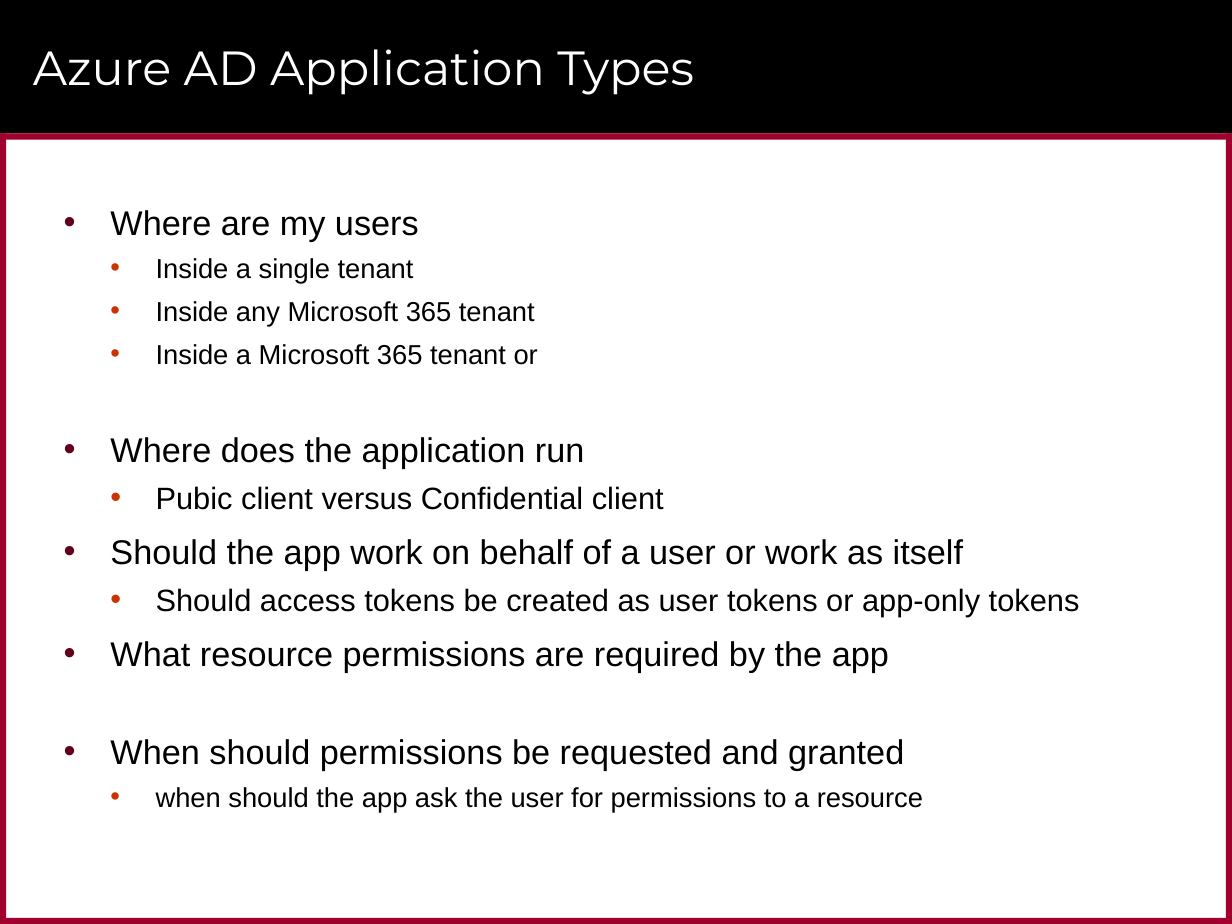
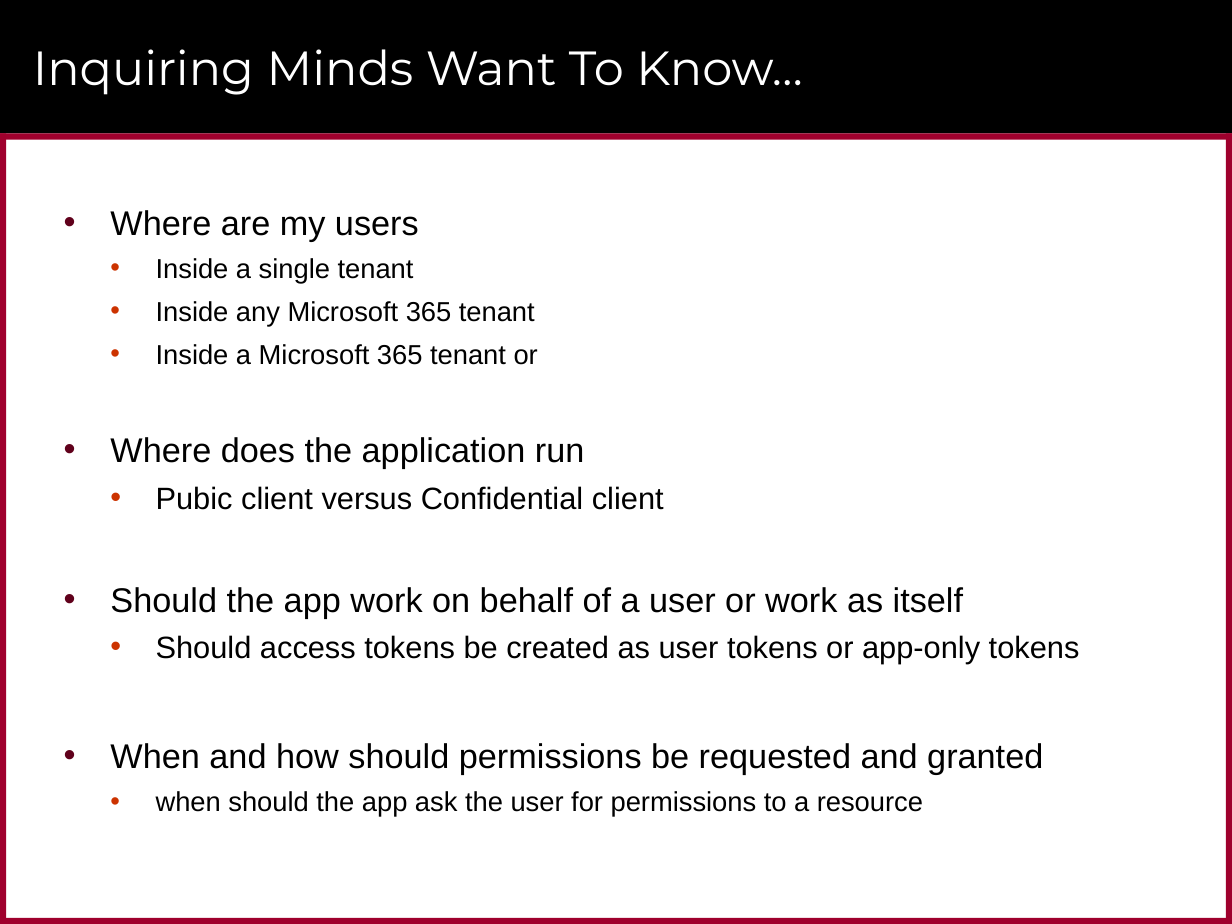
Before and after one commit to CriticalPathTraining/M365DevCert, a slide deck: slide 9 of IdentityAndSecurity.pptx. Drawn at 1232x924 pixels with LibreOffice and Linux fonts; fonts in the diff are those of the drawing; background and template pictures are left out. Boxes give left, top, right and bottom in pixels: in the first picture for what was removed or moved away, otherwise in the second. Text is boxed around its words. In the diff, an @@ line names an element or a change of style, - is before the commit and + after.

```diff
--- a/IdentityAndSecurity.pptx
+++ b/IdentityAndSecurity.pptx
@@ title at <box>33,49,803,95</box>: text changed @@
-Azure AD Application Types
+Inquiring Minds Want To Know…
@@ text at <box>110,743,1043,775</box>: text changed @@
-• What resource permissions are required by the app
-• When should permissions be requested and granted
+• When and how should permissions be requested and granted
```
Also in this commit, not shown: 1 other file.
